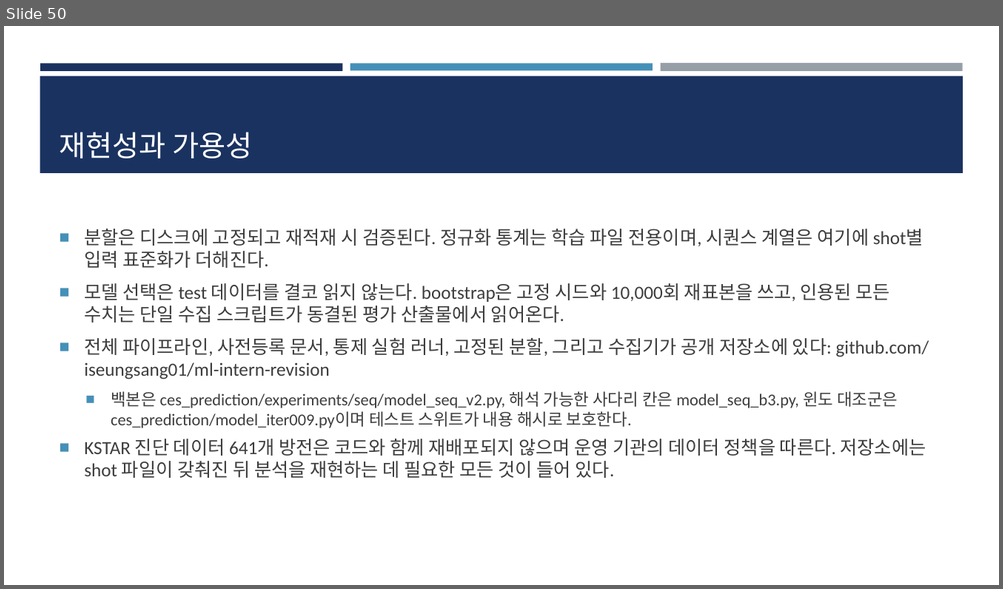
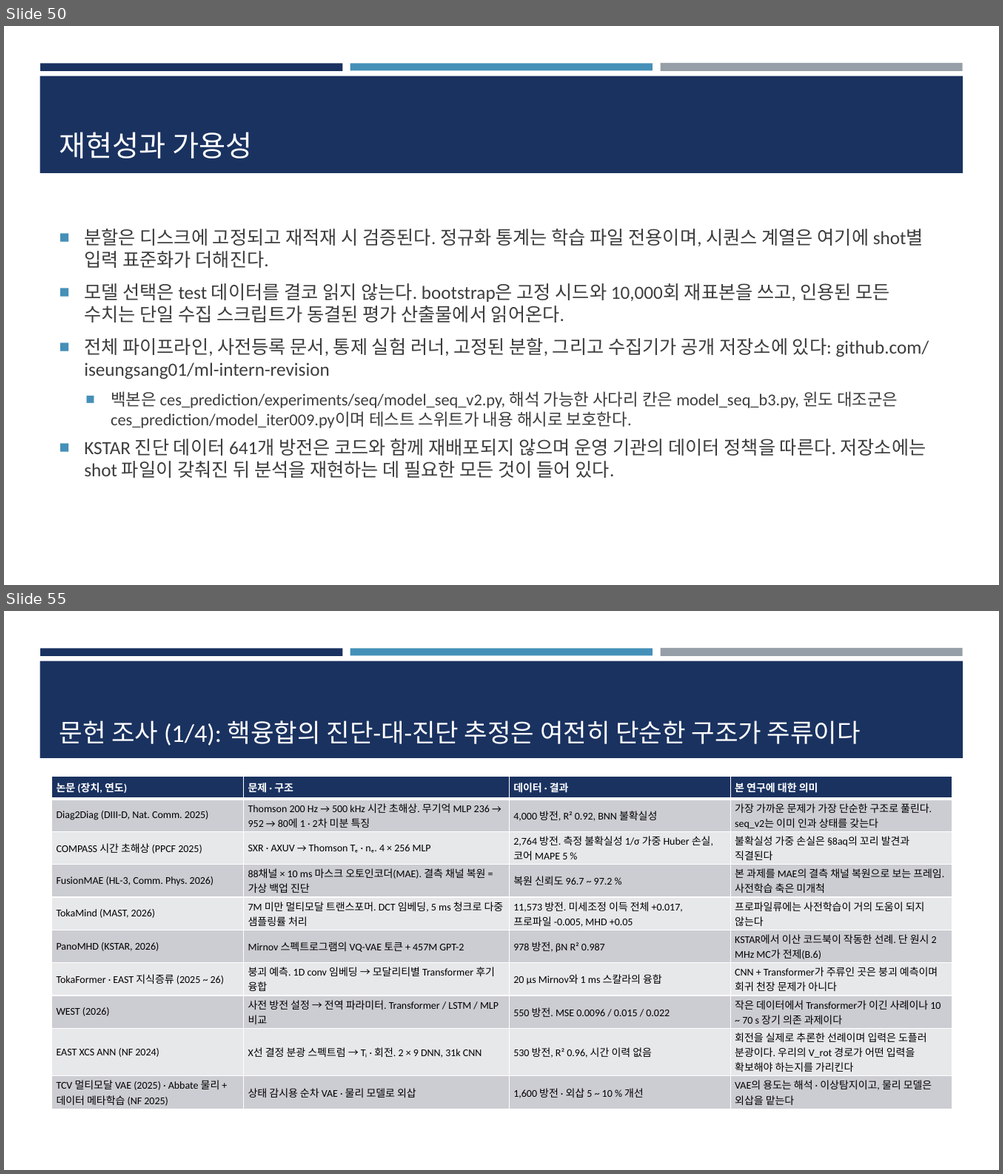
Before and after one commit to iseungsang01/ml-intern-revision, a slide deck: docs/presentation/KSTAR_CES_졸논정리_논문흐름.pptx. Shown one above the other, each under a label of ours: slide 50 before the commit, slides 50 and 55 after it; the slides between them are not shown. The pictures are 1003x589 and 1003x1174 pixels, drawn with LibreOffice and Linux fonts; fonts in the diff are those of the drawing. Boxes give left, top, right and bottom in pixels: in the first picture for what was removed or moved away, otherwise in the second. Text is boxed around its words. In the diff, an @@ line names an element or a change of style, - is before the commit and + after.

```diff
--- a/docs/presentation/KSTAR_CES_졸논정리_논문흐름.pptx
+++ b/docs/presentation/KSTAR_CES_졸논정리_논문흐름.pptx
@@ slide 55 added at (x1=4, y1=611, x2=999, y2=1170), background #FFFFFF; not listed: 4 template elements that a slide beside it also shows @@
@@ title added at (x1=60, y1=721, x2=860, y2=746), 24.5 pt, text #FFFFFF @@
+문헌 조사 (1/4): 핵융합의 진단-대-진단 추정은 여전히 단순한 구조가 주류이다
@@ table added at (x1=52, y1=777, x2=952, y2=1109), 10 rows, 4 columns @@
+논문 (장치, 연도) | 문제 · 구조 | 데이터 · 결과 | 본 연구에 대한 의미
+Diag2Diag (DIII-D, Nat. Comm. 2025) | Thomson 200 Hz → 500 kHz 시간 초해상. 무기억 MLP 236 → 952 → 80에 1 · 2차 미분 특징 | 4,000 방전, R² 0.92, BNN 불확실성 | 가장 가까운 문제가 가장 단순한 구조로 풀린다. seq_v2는 이미 인과 상태를 갖는다
+COMPASS 시간 초해상 (PPCF 2025) | SXR · AXUV → Thomson Tₑ · nₑ. 4 × 256 MLP | 2,764 방전. 측정 불확실성 1/σ 가중 Huber 손실, 코어 MAPE 5 % | 불확실성 가중 손실은 §8aq의 꼬리 발견과 직결된다
+FusionMAE (HL-3, Comm. Phys. 2026) | 88채널 × 10 ms 마스크 오토인코더(MAE). 결측 채널 복원 = 가상 백업 진단 | 복원 신뢰도 96.7 ~ 97.2 % | 본 과제를 MAE의 결측 채널 복원으로 보는 프레임. 사전학습 축은 미개척
+TokaMind (MAST, 2026) | 7M 미만 멀티모달 트랜스포머. DCT 임베딩, 5 ms 청크로 다중 샘플링률 처리 | 11,573 방전. 미세조정 이득 전체 +0.017, 프로파일 -0.005, MHD +0.05 | 프로파일류에는 사전학습이 거의 도움이 되지 않는다
+PanoMHD (KSTAR, 2026) | Mirnov 스펙트로그램의 VQ-VAE 토큰 + 457M GPT-2 | 978 방전, βN R² 0.987 | KSTAR에서 이산 코드북이 작동한 선례. 단 원시 2 MHz MC가 전제(B.6)
+TokaFormer · EAST 지식증류 (2025 ~ 26) | 붕괴 예측. 1D conv 임베딩 → 모달리티별 Transformer 후기 융합 | 20 μs Mirnov와 1 ms 스칼라의 융합 | CNN + Transformer가 주류인 곳은 붕괴 예측이며 회귀 천장 문제가 아니다
+WEST (2026) | 사전 방전 설정 → 전역 파라미터. Transformer / LSTM / MLP 비교 | 550 방전. MSE 0.0096 / 0.015 / 0.022 | 작은 데이터에서 Transformer가 이긴 사례이나 10 ~ 70 s 장기 의존 과제이다
+EAST XCS ANN (NF 2024) | X선 결정 분광 스펙트럼 → Tᵢ · 회전. 2 × 9 DNN, 31k CNN | 530 방전, R² 0.96, 시간 이력 없음 | 회전을 실제로 추론한 선례이며 입력은 도플러 분광이다. 우리의 V_rot 경로가 어떤 입력을 확보해야 하는지를 가리킨다
+TCV 멀티모달 VAE (2025) · Abbate 물리 + 데이터 메타학습 (NF 2025) | 상태 감시용 순차 VAE · 물리 모델로 외삽 | 1,600 방전 · 외삽 5 ~ 10 % 개선 | VAE의 용도는 해석 · 이상탐지이고, 물리 모델은 외삽을 맡는다
```
Also in this commit, not shown: 8 other slides added, 8 other files.
